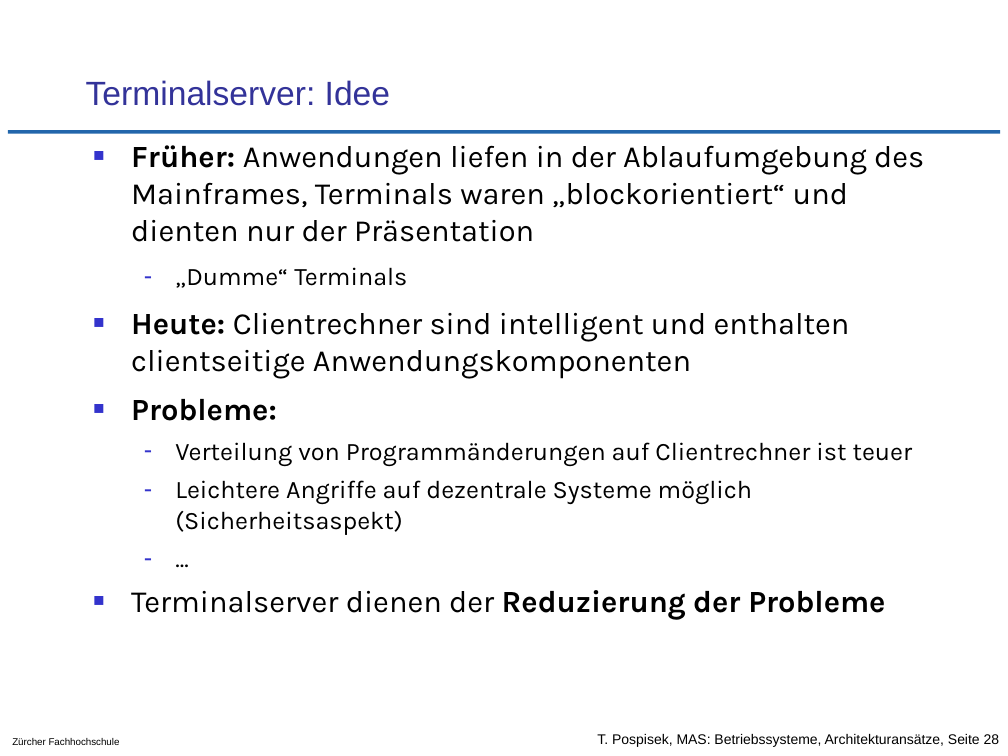
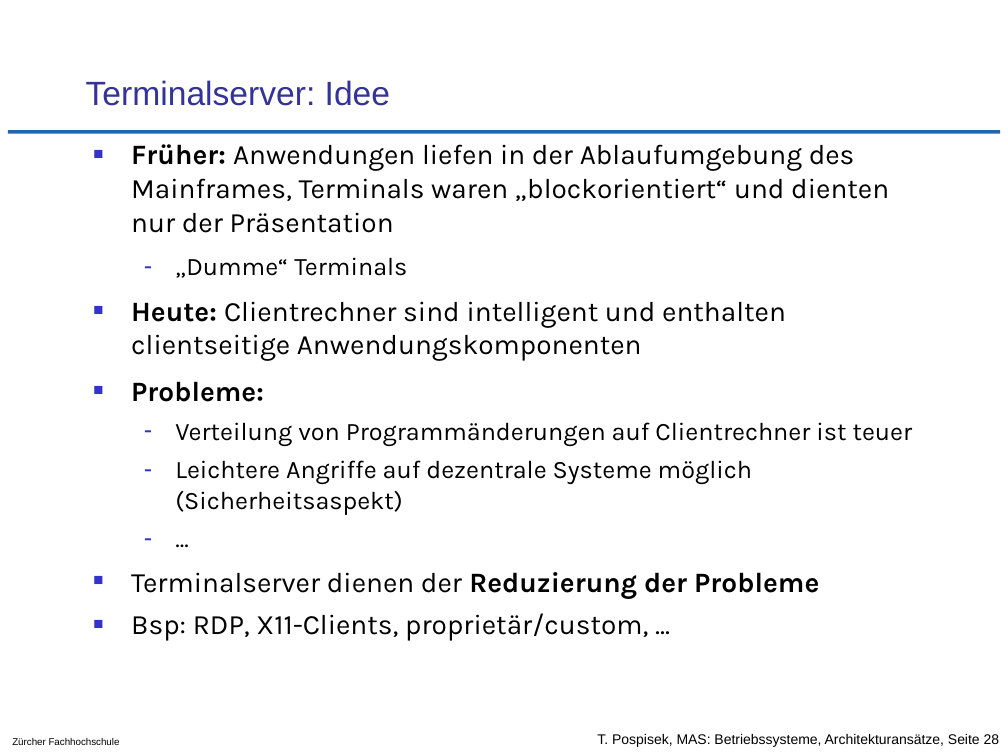
Before and after one commit to tpo/betriebssysteme, a slide deck: slide 28 of 02-2_Architekturansätze.odp. Drawn at 1008x756 pixels with LibreOffice and Linux fonts; fonts in the diff are those of the drawing; background and template pictures are left out. Boxes give left, top, right and bottom in pixels: in the first picture for what was removed or moved away, otherwise in the second. Text is boxed around its words. In the diff, an @@ line names an element or a change of style, - is before the commit and + after.

```diff
--- a/02-2_Architekturansätze.odp
+++ b/02-2_Architekturansätze.odp
@@ text at box(131, 144, 889, 599): size 22 to 20 pt in "Früher: Anwendungen liefen in der Ablaufumgebung des ...", "Heute: Clientrechner sind intelligent und enthalten clientse ...", "Probleme:", "Terminalserver dienen der Reduzierung der Probleme" @@
@@ text at box(131, 613, 648, 641): paragraph added @@
+■ Bsp: RDP, X11-Clients, proprietär/custom, ...
```
Also in this commit, not shown: 4 other slides changed, 15 other files.
